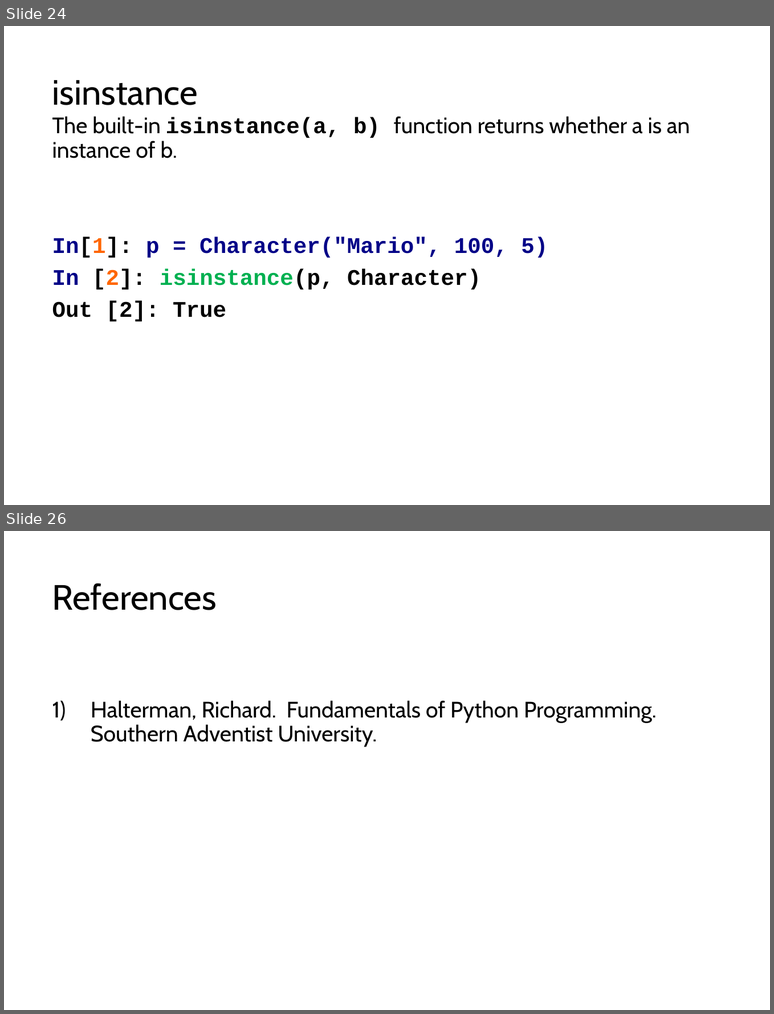
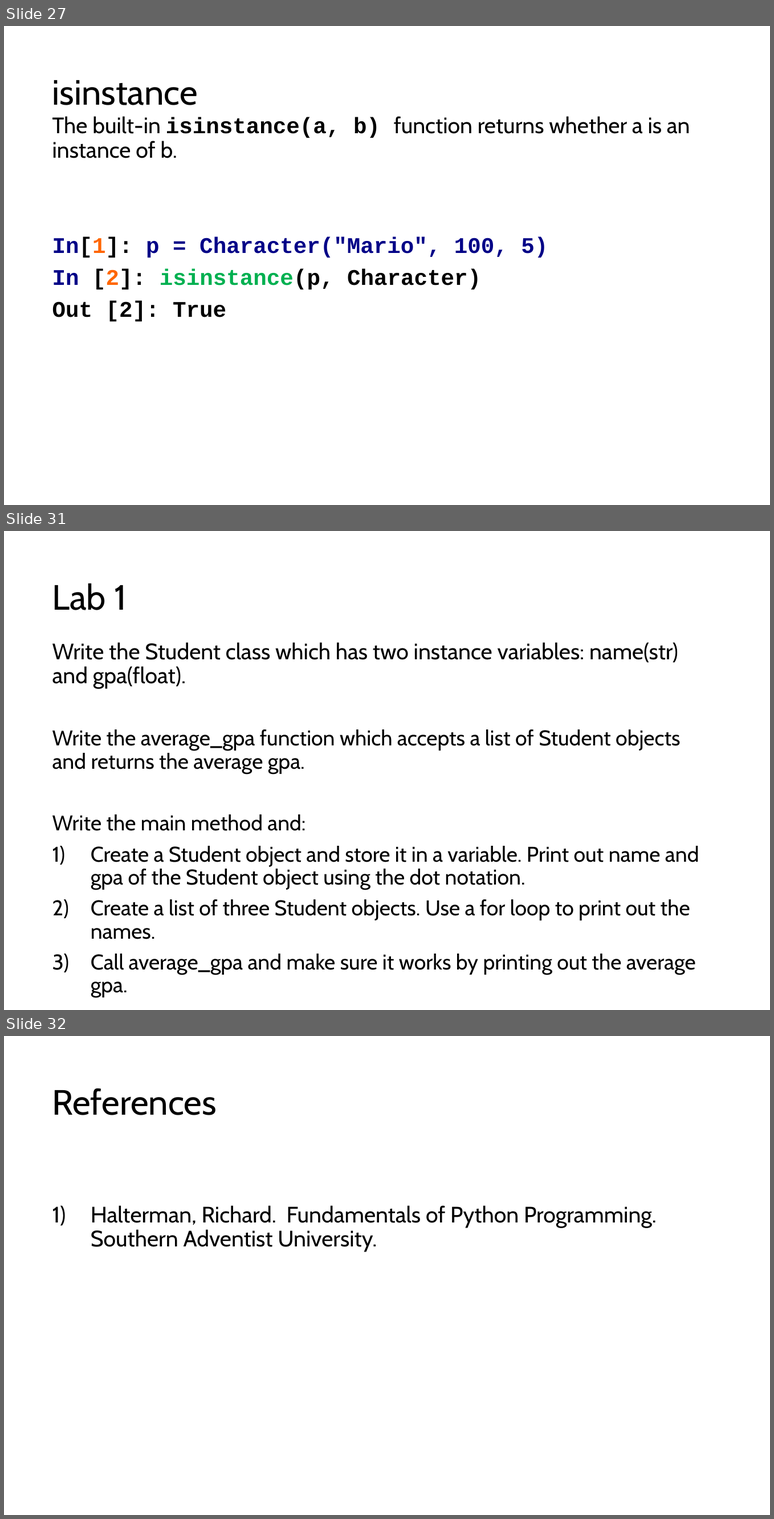
Before and after one commit to LongBaoNguyen/longbaonguyen.github.io, a slide deck: courses/apcsp/lect9.pptx. Shown one above the other, each under a label of ours: slides 24 and 26 before the commit, slides 27, 31 and 32 after it; the slides between them are not shown. The pictures are 774x1014 and 774x1519 pixels, drawn with LibreOffice and Linux fonts; fonts in the diff are those of the drawing. Boxes give left, top, right and bottom in pixels: in the first picture for what was removed or moved away, otherwise in the second. Text is boxed around its words. In the diff, an @@ line names an element or a change of style, - is before the commit and + after.

```diff
--- a/courses/apcsp/lect9.pptx
+++ b/courses/apcsp/lect9.pptx
@@ slide 31 added at box(4, 531, 770, 1010), background #FFFFFF @@
@@ title added at box(52, 583, 127, 610), 33 pt, text #000000 @@
+Lab 1
@@ text added at box(52, 642, 699, 997), 20 pt, text #000000 @@
+Write the Student class which has two instance variables: name(str) and gpa(float).
+Write the average_gpa function which accepts a list of Student objects and returns the average gpa.
+Write the main method and:
+1) Create a Student object and store it in a variable. Print out name and gpa of the Student object using the dot notation.
+2) Create a list of three Student objects. Use a for loop to print out the names.
+3) Call average_gpa and make sure it works by printing out the average gpa.
@@ what was slide 24 is now slide 27 @@
@@ what was slide 26 is now slide 32 @@
```
Also in this commit, not shown: 5 slides changed, 5 other slides added, 6 other files.
